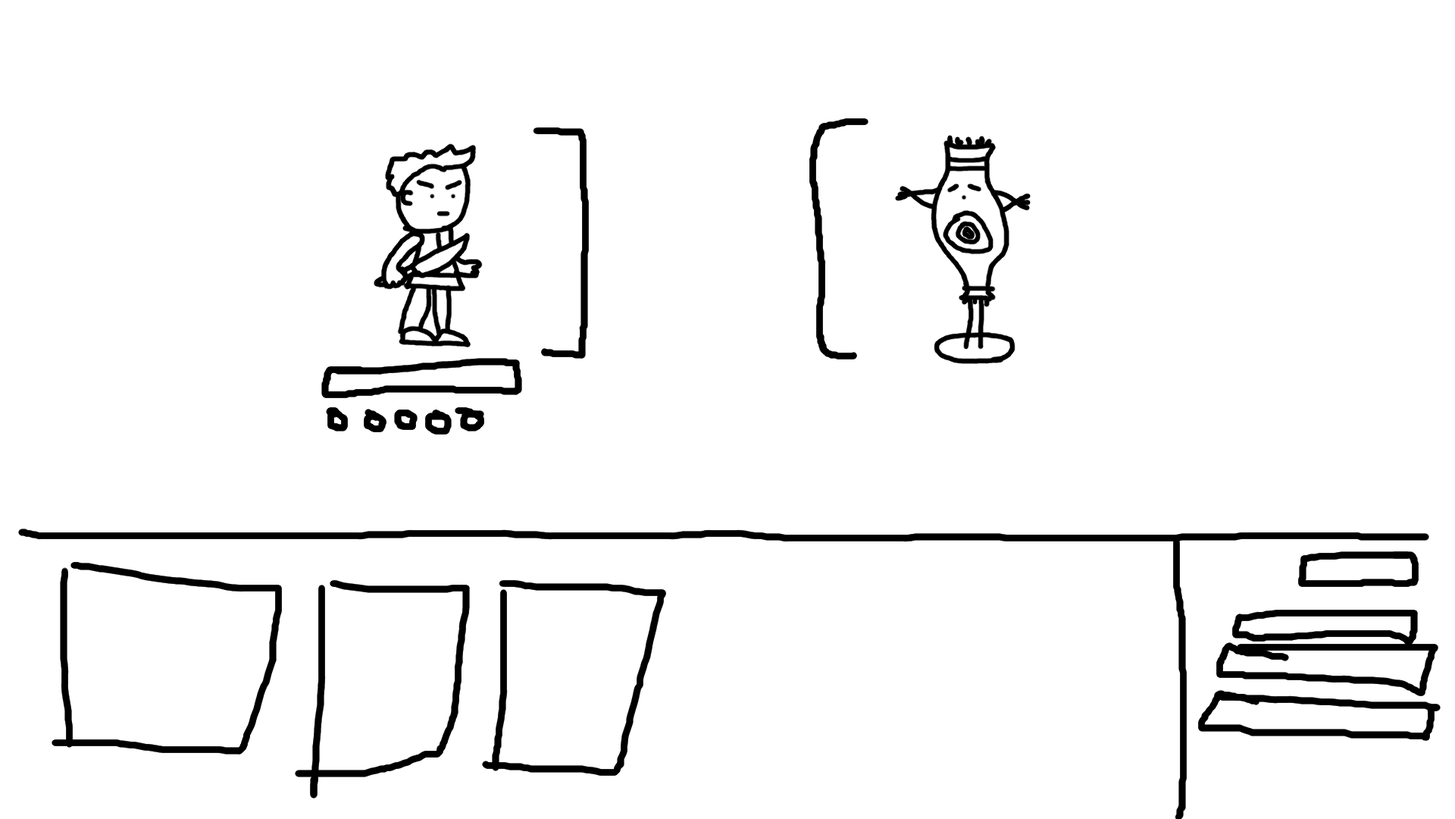
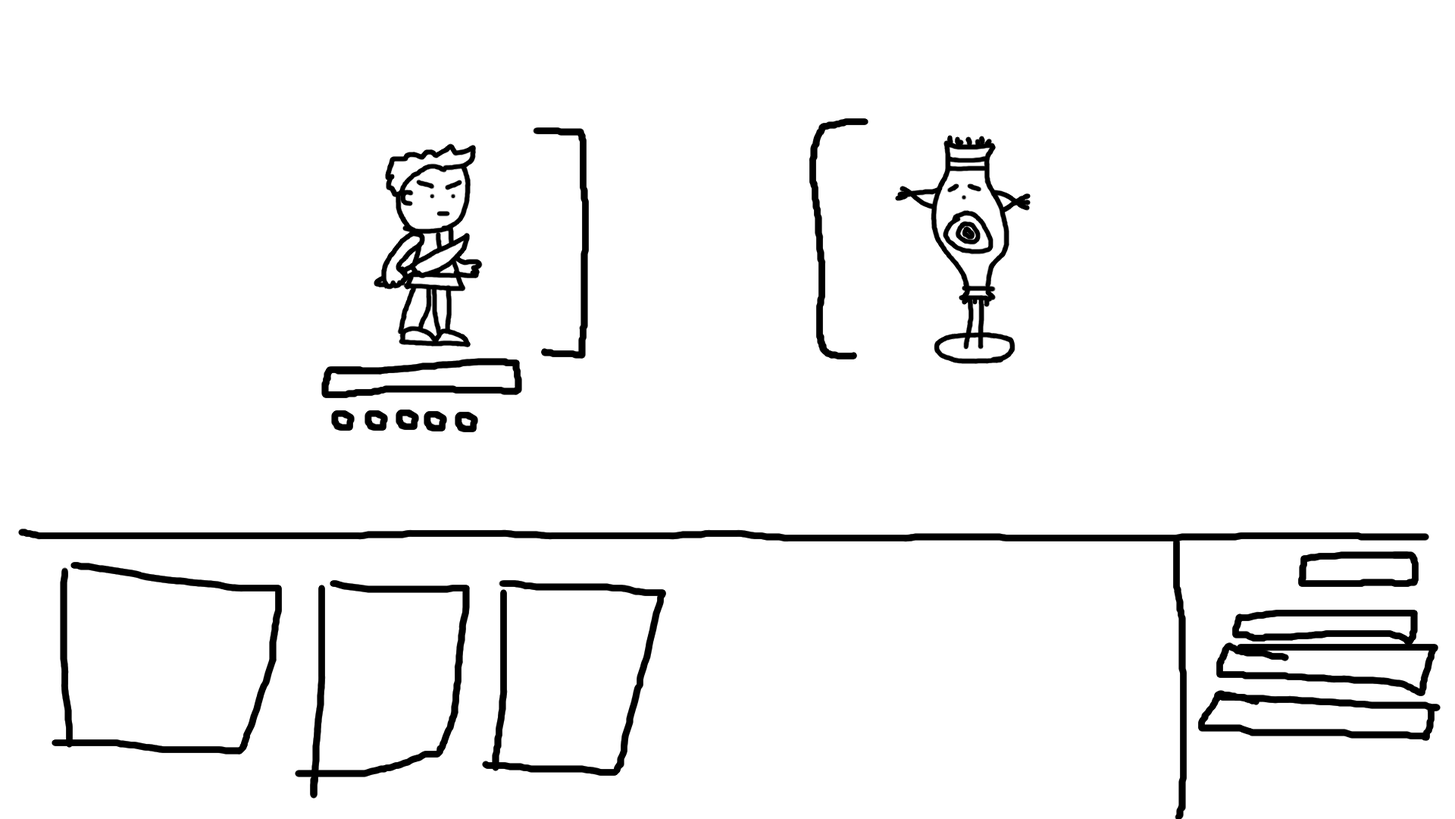
The second 1455x819 image is a revision of the first. Changes to its layers:
added layer "EnergyOrb" above "MoreOrbs" over <box>331,410,355,431</box>
added layer "MoreOrbs" above "Layer" over <box>364,409,479,433</box>
painted on "Layer" over <box>325,407,485,435</box>
